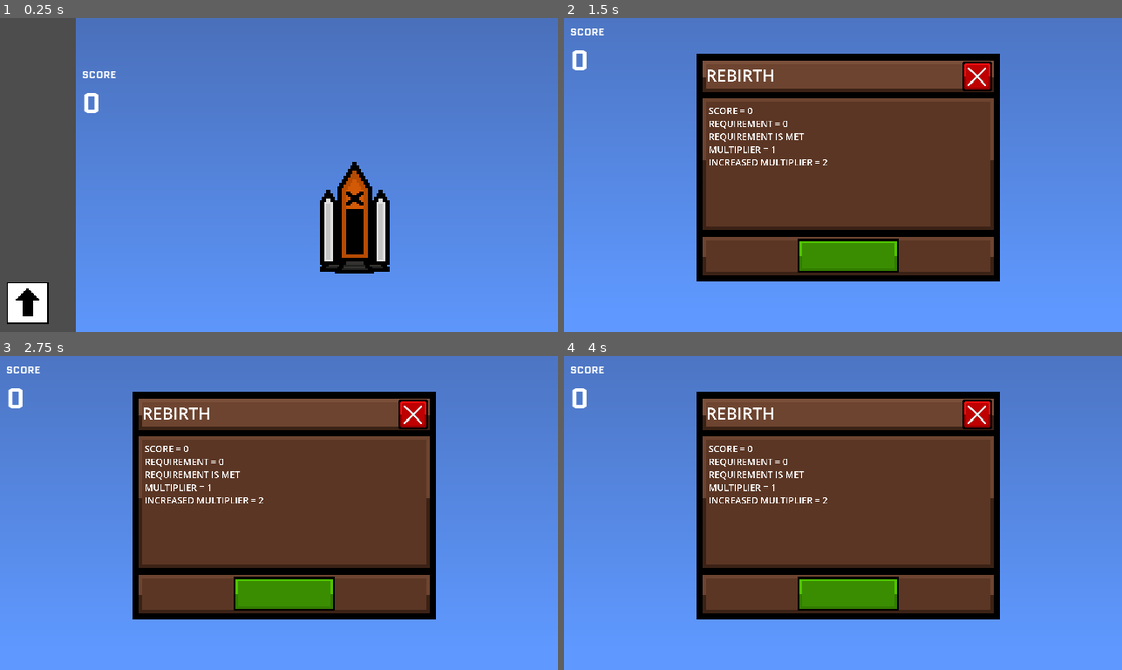
Above: before the commit, frames 1-4 (two rows, left to right).
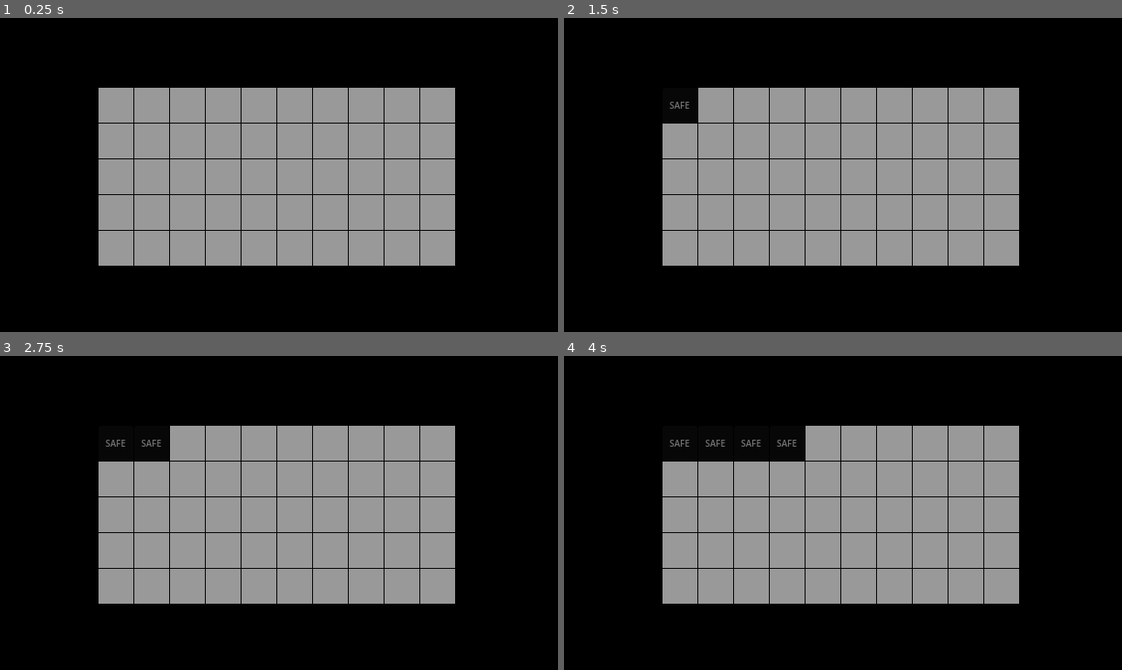
Above: after the commit, the same moments.

Repository: d3V-E/Heights
Game: Godot game, scene res://scenes/main_game.tscn
The game is run twice, just before and just after one commit, with the same random seed, the same clock (stepped at 60 frames per second) and the same inputs. The project has no main scene, so this scene is started directly.
Inputs (mouse positions are in pixels of both pictures, inside the frame that each line leads up to):
- Up to frame 1 (0.25 s): no input
- Up to frame 2 (1.5 s): click (591, 303) at 0.5 s; click (681, 105) at 1.27 s
- Up to frame 3 (2.75 s): click (150, 443) at 2.02 s
- Up to frame 4 (4 s): click (753, 443) at 2.77 s; click (787, 443) at 3.52 s

The runs differ from the first frame. In frame 1, 99% of the frame differs, in the area x 0-100%, y 0-100%; in frame 2, 97%; in frame 3, 97%; in frame 4, 97%.

Commit message:
Update 4

Diff:
--- a/scenes/main_game.tscn
+++ b/scenes/main_game.tscn
@@ -8,6 +8,7 @@
 [ext_resource type="Texture2D" uid="uid://b0rirmcewpdq" path="res://assets/Convert.png" id="6_wi4c7"]
 [ext_resource type="Texture2D" uid="uid://dk0ynqlxervih" path="res://assets/Close.png" id="7_70vka"]
 [ext_resource type="Texture2D" uid="uid://c5hsvpdpiut4j" path="res://assets/Green button.png" id="8_70vka"]
+[ext_resource type="Texture2D" uid="uid://ciuqqr6qnvfms" path="res://assets/Backdrop.png" id="9_2l77h"]
 
 [sub_resource type="Gradient" id="Gradient_xgy4w"]
 colors = PackedColorArray(1, 0, 0, 1, 1, 1, 0, 1)
@@ -123,6 +124,8 @@
 &"Stage 3": SubResource("Animation_wi4c7"),
 &"Stage 4": SubResource("Animation_70vka")
 }
+
+[sub_resource type="StyleBoxFlat" id="StyleBoxFlat_kdbn0"]
 
 [node name="Main Game" type="Node2D" unique_id=541122872]
 script = ExtResource("1_s3esy")
@@ -211,6 +214,7 @@
 stretch_mode = 0
 
 [node name="Rebirth Menu" type="Sprite2D" parent="Canvas" unique_id=1053659640]
+visible = false
 position = Vector2(326.00003, 172)
 scale = Vector2(0.43500006, 0.43500003)
 texture = ExtResource("6_wi4c7")
@@ -259,6 +263,422 @@
 INCREASED MULTIPLIER =
 "
 
+[node name="Rebirth Count" type="RichTextLabel" parent="Canvas/Rebirth Menu" unique_id=884418427]
+offset_left = 82.758575
+offset_top = -280.45975
+offset_right = 297.47116
+offset_bottom = -204.59769
+theme_override_font_sizes/normal_font_size = 40
+text = "0"
+horizontal_alignment = 2
+vertical_alignment = 1
+
+[node name="CanvasM" type="CanvasLayer" parent="." unique_id=1732199049]
+
+[node name="Backdrop" type="Sprite2D" parent="CanvasM" unique_id=1801244576]
+position = Vector2(320, 180)
+texture = ExtResource("9_2l77h")
+
+[node name="Button" type="Button" parent="CanvasM/Backdrop" unique_id=863805177]
+offset_left = -207.0
+offset_top = -100.0
+offset_right = -167.0
+offset_bottom = -60.0
+theme_override_font_sizes/font_size = 10
+theme_override_styles/normal = SubResource("StyleBoxFlat_kdbn0")
+
+[node name="Button2" type="Button" parent="CanvasM/Backdrop" unique_id=647667291]
+offset_left = -166.0
+offset_top = -100.0
+offset_right = -126.0
+offset_bottom = -60.0
+theme_override_font_sizes/font_size = 10
+theme_override_styles/normal = SubResource("StyleBoxFlat_kdbn0")
+
+[node name="Button3" type="Button" parent="CanvasM/Backdrop" unique_id=815934255]
+offset_left = -125.0
+offset_top = -100.0
+offset_right = -85.0
+offset_bottom = -60.0
+theme_override_font_sizes/font_size = 10
+theme_override_styles/normal = SubResource("StyleBoxFlat_kdbn0")
+
+[node name="Button4" type="Button" parent="CanvasM/Backdrop" unique_id=184030037]
+offset_left = -84.0
+offset_top = -100.0
+offset_right = -44.0
+offset_bottom = -60.0
+theme_override_font_sizes/font_size = 10
+theme_override_styles/normal = SubResource("StyleBoxFlat_kdbn0")
+
+[node name="Button5" type="Button" parent="CanvasM/Backdrop" unique_id=1480338474]
+offset_left = -43.0
+offset_top = -100.0
+offset_right = -3.0
+offset_bottom = -60.0
+theme_override_font_sizes/font_size = 10
+theme_override_styles/normal = SubResource("StyleBoxFlat_kdbn0")
+
+[node name="Button6" type="Button" parent="CanvasM/Backdrop" unique_id=917180125]
+offset_left = -2.0
+offset_top = -100.0
+offset_right = 38.0
+offset_bottom = -60.0
+theme_override_font_sizes/font_size = 10
+theme_override_styles/normal = SubResource("StyleBoxFlat_kdbn0")
+
+[node name="Button7" type="Button" parent="CanvasM/Backdrop" unique_id=331730893]
+offset_left = 39.0
+offset_top = -100.0
+offset_right = 79.0
+offset_bottom = -60.0
+theme_override_font_sizes/font_size = 10
+theme_override_styles/normal = SubResource("StyleBoxFlat_kdbn0")
+
+[node name="Button8" type="Button" parent="CanvasM/Backdrop" unique_id=454421128]
+offset_left = 80.0
+offset_top = -100.0
+offset_right = 120.0
+offset_bottom = -60.0
+theme_override_font_sizes/font_size = 10
+theme_override_styles/normal = SubResource("StyleBoxFlat_kdbn0")
+
+[node name="Button9" type="Button" parent="CanvasM/Backdrop" unique_id=1542658155]
+offset_left = 121.0
+offset_top = -100.0
+offset_right = 161.0
+offset_bottom = -60.0
+theme_override_font_sizes/font_size = 10
+theme_override_styles/normal = SubResource("StyleBoxFlat_kdbn0")
+
+[node name="Button10" type="Button" parent="CanvasM/Backdrop" unique_id=1772977708]
+offset_left = 162.0
+offset_top = -100.0
+offset_right = 202.0
+offset_bottom = -60.0
+theme_override_font_sizes/font_size = 10
+theme_override_styles/normal = SubResource("StyleBoxFlat_kdbn0")
+
+[node name="Button11" type="Button" parent="CanvasM/Backdrop" unique_id=43224137]
+offset_left = -207.0
+offset_top = -59.0
+offset_right = -167.0
+offset_bottom = -19.0
+theme_override_font_sizes/font_size = 10
+theme_override_styles/normal = SubResource("StyleBoxFlat_kdbn0")
+
+[node name="Button12" type="Button" parent="CanvasM/Backdrop" unique_id=2072067569]
+offset_left = -166.0
+offset_top = -59.0
+offset_right = -126.0
+offset_bottom = -19.0
+theme_override_font_sizes/font_size = 10
+theme_override_styles/normal = SubResource("StyleBoxFlat_kdbn0")
+
+[node name="Button13" type="Button" parent="CanvasM/Backdrop" unique_id=601031319]
+offset_left = -125.0
+offset_top = -59.0
+offset_right = -85.0
+offset_bottom = -19.0
+theme_override_font_sizes/font_size = 10
+theme_override_styles/normal = SubResource("StyleBoxFlat_kdbn0")
+
+[node name="Button14" type="Button" parent="CanvasM/Backdrop" unique_id=560495425]
+offset_left = -84.0
+offset_top = -59.0
+offset_right = -44.0
+offset_bottom = -19.0
+theme_override_font_sizes/font_size = 10
+theme_override_styles/normal = SubResource("StyleBoxFlat_kdbn0")
+
+[node name="Button15" type="Button" parent="CanvasM/Backdrop" unique_id=602953763]
+offset_left = -43.0
+offset_top = -59.0
+offset_right = -3.0
+offset_bottom = -19.0
+theme_override_font_sizes/font_size = 10
+theme_override_styles/normal = SubResource("StyleBoxFlat_kdbn0")
+
+[node name="Button16" type="Button" parent="CanvasM/Backdrop" unique_id=1296311337]
+offset_left = -2.0
+offset_top = -59.0
+offset_right = 38.0
+offset_bottom = -19.0
+theme_override_font_sizes/font_size = 10
+theme_override_styles/normal = SubResource("StyleBoxFlat_kdbn0")
+
+[node name="Button17" type="Button" parent="CanvasM/Backdrop" unique_id=331501622]
+offset_left = 39.0
+offset_top = -59.0
+offset_right = 79.0
+offset_bottom = -19.0
+theme_override_font_sizes/font_size = 10
+theme_override_styles/normal = SubResource("StyleBoxFlat_kdbn0")
+
+[node name="Button18" type="Button" parent="CanvasM/Backdrop" unique_id=1548896585]
+offset_left = 80.0
+offset_top = -59.0
+offset_right = 120.0
+offset_bottom = -19.0
+theme_override_font_sizes/font_size = 10
+theme_override_styles/normal = SubResource("StyleBoxFlat_kdbn0")
+
+[node name="Button19" type="Button" parent="CanvasM/Backdrop" unique_id=593886294]
+offset_left = 121.0
+offset_top = -59.0
+offset_right = 161.0
+offset_bottom = -19.0
+theme_override_font_sizes/font_size = 10
+theme_override_styles/normal = SubResource("StyleBoxFlat_kdbn0")
+
+[node name="Button20" type="Button" parent="CanvasM/Backdrop" unique_id=552666970]
+offset_left = 162.0
+offset_top = -59.0
+offset_right = 202.0
+offset_bottom = -19.0
+theme_override_font_sizes/font_size = 10
+theme_override_styles/normal = SubResource("StyleBoxFlat_kdbn0")
+
+[node name="Button21" type="Button" parent="CanvasM/Backdrop" unique_id=449173151]
+offset_left = -207.0
+offset_top = -18.0
+offset_right = -167.0
+offset_bottom = 22.0
+theme_override_font_sizes/font_size = 10
+theme_override_styles/normal = SubResource("StyleBoxFlat_kdbn0")
+
+[node name="Button22" type="Button" parent="CanvasM/Backdrop" unique_id=1214551949]
+offset_left = -166.0
+offset_top = -18.0
+offset_right = -126.0
+offset_bottom = 22.0
+theme_override_font_sizes/font_size = 10
+theme_override_styles/normal = SubResource("StyleBoxFlat_kdbn0")
+
+[node name="Button23" type="Button" parent="CanvasM/Backdrop" unique_id=1504606528]
+offset_left = -125.0
+offset_top = -18.0
+offset_right = -85.0
+offset_bottom = 22.0
+theme_override_font_sizes/font_size = 10
+theme_override_styles/normal = SubResource("StyleBoxFlat_kdbn0")
+
+[node name="Button24" type="Button" parent="CanvasM/Backdrop" unique_id=290038148]
+offset_left = -84.0
+offset_top = -18.0
+offset_right = -44.0
+offset_bottom = 22.0
+theme_override_font_sizes/font_size = 10
+theme_override_styles/normal = SubResource("StyleBoxFlat_kdbn0")
+
+[node name="Button25" type="Button" parent="CanvasM/Backdrop" unique_id=972217590]
+offset_left = -43.0
+offset_top = -18.0
+offset_right = -3.0
+offset_bottom = 22.0
+theme_override_font_sizes/font_size = 10
+theme_override_styles/normal = SubResource("StyleBoxFlat_kdbn0")
+
+[node name="Button26" type="Button" parent="CanvasM/Backdrop" unique_id=886737522]
+offset_left = -2.0
+offset_top = -18.0
+offset_right = 38.0
+offset_bottom = 22.0
+theme_override_font_sizes/font_size = 10
+theme_override_styles/normal = SubResource("StyleBoxFlat_kdbn0")
+
+[node name="Button27" type="Button" parent="CanvasM/Backdrop" unique_id=1328939682]
+offset_left = 39.0
+offset_top = -18.0
+offset_right = 79.0
+offset_bottom = 22.0
+theme_override_font_sizes/font_size = 10
+theme_override_styles/normal = SubResource("StyleBoxFlat_kdbn0")
+
+[node name="Button28" type="Button" parent="CanvasM/Backdrop" unique_id=2079769450]
+offset_left = 80.0
+offset_top = -18.0
+offset_right = 120.0
+offset_bottom = 22.0
+theme_override_font_sizes/font_size = 10
+theme_override_styles/normal = SubResource("StyleBoxFlat_kdbn0")
+
+[node name="Button29" type="Button" parent="CanvasM/Backdrop" unique_id=1900849352]
+offset_left = 121.0
+offset_top = -18.0
+offset_right = 161.0
+offset_bottom = 22.0
+theme_override_font_sizes/font_size = 10
+theme_override_styles/normal = SubResource("StyleBoxFlat_kdbn0")
+
+[node name="Button30" type="Button" parent="CanvasM/Backdrop" unique_id=935643538]
+offset_left = 162.0
+offset_top = -18.0
+offset_right = 202.0
+offset_bottom = 22.0
+theme_override_font_sizes/font_size = 10
+theme_override_styles/normal = SubResource("StyleBoxFlat_kdbn0")
+
+[node name="Button31" type="Button" parent="CanvasM/Backdrop" unique_id=168148822]
+offset_left = -207.0
+offset_top = 23.0
+offset_right = -167.0
+offset_bottom = 63.0
+theme_override_font_sizes/font_size = 10
+theme_override_styles/normal = SubResource("StyleBoxFlat_kdbn0")
+
+[node name="Button32" type="Button" parent="CanvasM/Backdrop" unique_id=1726358513]
+offset_left = -166.0
+offset_top = 23.0
+offset_right = -126.0
+offset_bottom = 63.0
+theme_override_font_sizes/font_size = 10
+theme_override_styles/normal = SubResource("StyleBoxFlat_kdbn0")
+
+[node name="Button33" type="Button" parent="CanvasM/Backdrop" unique_id=397707369]
+offset_left = -125.0
+offset_top = 23.0
+offset_right = -85.0
+offset_bottom = 63.0
+theme_override_font_sizes/font_size = 10
+theme_override_styles/normal = SubResource("StyleBoxFlat_kdbn0")
+
+[node name="Button34" type="Button" parent="CanvasM/Backdrop" unique_id=821033387]
+offset_left = -84.0
+offset_top = 23.0
+offset_right = -44.0
+offset_bottom = 63.0
+theme_override_font_sizes/font_size = 10
+theme_override_styles/normal = SubResource("StyleBoxFlat_kdbn0")
+
+[node name="Button35" type="Button" parent="CanvasM/Backdrop" unique_id=940316652]
+offset_left = -43.0
+offset_top = 23.0
+offset_right = -3.0
+offset_bottom = 63.0
+theme_override_font_sizes/font_size = 10
+theme_override_styles/normal = SubResource("StyleBoxFlat_kdbn0")
+
+[node name="Button36" type="Button" parent="CanvasM/Backdrop" unique_id=1802468115]
+offset_left = -2.0
+offset_top = 23.0
+offset_right = 38.0
+offset_bottom = 63.0
+theme_override_font_sizes/font_size = 10
+theme_override_styles/normal = SubResource("StyleBoxFlat_kdbn0")
+
+[node name="Button37" type="Button" parent="CanvasM/Backdrop" unique_id=1991742327]
+offset_left = 39.0
+offset_top = 23.0
+offset_right = 79.0
+offset_bottom = 63.0
+theme_override_font_sizes/font_size = 10
+theme_override_styles/normal = SubResource("StyleBoxFlat_kdbn0")
+
+[node name="Button38" type="Button" parent="CanvasM/Backdrop" unique_id=669525847]
+offset_left = 80.0
+offset_top = 23.0
+offset_right = 120.0
+offset_bottom = 63.0
+theme_override_font_sizes/font_size = 10
+theme_override_styles/normal = SubResource("StyleBoxFlat_kdbn0")
+
+[node name="Button39" type="Button" parent="CanvasM/Backdrop" unique_id=2012517943]
+offset_left = 121.0
+offset_top = 23.0
+offset_right = 161.0
+offset_bottom = 63.0
+theme_override_font_sizes/font_size = 10
+theme_override_styles/normal = SubResource("StyleBoxFlat_kdbn0")
+
+[node name="Button40" type="Button" parent="CanvasM/Backdrop" unique_id=431242386]
+offset_left = 162.0
+offset_top = 23.0
+offset_right = 202.0
+offset_bottom = 63.0
+theme_override_font_sizes/font_size = 10
+theme_override_styles/normal = SubResource("StyleBoxFlat_kdbn0")
+
+[node name="Button41" type="Button" parent="CanvasM/Backdrop" unique_id=23615476]
+offset_left = -207.0
+offset_top = 64.0
+offset_right = -167.0
+offset_bottom = 104.0
+theme_override_font_sizes/font_size = 10
+theme_override_styles/normal = SubResource("StyleBoxFlat_kdbn0")
+
+[node name="Button42" type="Button" parent="CanvasM/Backdrop" unique_id=158645720]
+offset_left = -166.0
+offset_top = 64.0
+offset_right = -126.0
+offset_bottom = 104.0
+theme_override_font_sizes/font_size = 10
+theme_override_styles/normal = SubResource("StyleBoxFlat_kdbn0")
+
+[node name="Button43" type="Button" parent="CanvasM/Backdrop" unique_id=762396800]
+offset_left = -125.0
+offset_top = 64.0
+offset_right = -85.0
+offset_bottom = 104.0
+theme_override_font_sizes/font_size = 10
+theme_override_styles/normal = SubResource("StyleBoxFlat_kdbn0")
+
+[node name="Button44" type="Button" parent="CanvasM/Backdrop" unique_id=1819268249]
+offset_left = -84.0
+offset_top = 64.0
+offset_right = -44.0
+offset_bottom = 104.0
+theme_override_font_sizes/font_size = 10
+theme_override_styles/normal = SubResource("StyleBoxFlat_kdbn0")
+
+[node name="Button45" type="Button" parent="CanvasM/Backdrop" unique_id=1533859612]
+offset_left = -43.0
+offset_top = 64.0
+offset_right = -3.0
+offset_bottom = 104.0
+theme_override_font_sizes/font_size = 10
+theme_override_styles/normal = SubResource("StyleBoxFlat_kdbn0")
+
+[node name="Button46" type="Button" parent="CanvasM/Backdrop" unique_id=1396912089]
+offset_left = -2.0
+offset_top = 64.0
+offset_right = 38.0
+offset_bottom = 104.0
+theme_override_font_sizes/font_size = 10
+theme_override_styles/normal = SubResource("StyleBoxFlat_kdbn0")
+
+[node name="Button47" type="Button" parent="CanvasM/Backdrop" unique_id=1806278298]
+offset_left = 39.0
+offset_top = 64.0
+offset_right = 79.0
+offset_bottom = 104.0
+theme_override_font_sizes/font_size = 10
+theme_override_styles/normal = SubResource("StyleBoxFlat_kdbn0")
+
+[node name="Button48" type="Button" parent="CanvasM/Backdrop" unique_id=524800390]
+offset_left = 80.0
+offset_top = 64.0
+offset_right = 120.0
+offset_bottom = 104.0
+theme_override_font_sizes/font_size = 10
+theme_override_styles/normal = SubResource("StyleBoxFlat_kdbn0")
+
+[node name="Button49" type="Button" parent="CanvasM/Backdrop" unique_id=1361170963]
+offset_left = 121.0
+offset_top = 64.0
+offset_right = 161.0
+offset_bottom = 104.0
+theme_override_font_sizes/font_size = 10
+theme_override_styles/normal = SubResource("StyleBoxFlat_kdbn0")
+
+[node name="Button50" type="Button" parent="CanvasM/Backdrop" unique_id=88751999]
+offset_left = 162.0
+offset_top = 64.0
+offset_right = 202.0
+offset_bottom = 104.0
+theme_override_font_sizes/font_size = 10
+theme_override_styles/normal = SubResource("StyleBoxFlat_kdbn0")
+
 [connection signal="button_down" from="Zoom/Rocket" to="." method="_on_rocket_button_down"]
 [connection signal="button_up" from="Zoom/Rocket" to="." method="_on_rocket_button_up"]
 [connection signal="timeout" from="Canvas/Save" to="." method="_on_save_timeout"]
--- a/scripts/main_game.gd
+++ b/scripts/main_game.gd
@@ -17,9 +17,16 @@
 				"normal2" = 250,
 				"normal3" = 10}
 var rngnum = RandomNumberGenerator.new()
-
-
-
+var randomevent = {"pass" = 10000,
+					"balance" = 100,}
+var eventnum = RandomNumberGenerator.new()
+var minecount = 0
+var minecorrect = 0
+var minewrong = 0
+var mine = ""
+var minecounter = {"SAFE" : 40 ,
+					"DANGER" : 10}
+var minerng = RandomNumberGenerator.new()
 
 @onready var click : TextureButton = $Zoom/Rocket
 @onready var rocketparticles : CPUParticles2D = $"Zoom/Rocket/Rocket Particles"
@@ -30,7 +37,7 @@
 @onready var rebclose : TextureButton = $"Canvas/Rebirth Menu/Close Rebirth"
 @onready var confreb :TextureButton = $"Canvas/Rebirth Menu/Confirm"
 @onready var rebparticles:CPUParticles2D = $"Zoom/Rocket/Rebirth Particles"
-
+@onready var canvass = $CanvasM/Backdrop
 
 func clickchance():
 	rngnum.randomize()
@@ -47,6 +54,23 @@
 			return i
 		item -= clicksrng[i]
 	return "normal"
+
+func getrandomevent():
+	eventnum.randomize()
+
+	var y = 0
+	for t in randomevent:
+		y += randomevent[t]
+
+
+	var item1 = eventnum.randi_range(0 , y)
+
+	for t in randomevent:
+		if item1 <= randomevent[t]:
+			return t
+		item1 -= randomevent[t]
+	return "pass"
+
 
 const save_path = "user://userdata.savefiles"
 
@@ -89,6 +113,11 @@
 	load_data()
 	click.pivot_offset = click.size / 2
 	$Zoom/Score.text = str(score)
+	for c in canvass.get_children():
+		if c is Button:
+			c.pivot_offset = c.size / 2
+			c.button_down.connect(_on_any_button_down.bind(c))
+			c.button_up.connect(_on_any_button_up.bind(c))
 
 
 
@@ -160,6 +189,7 @@
 
 func _on_rebirth_button_up():
 	var tween = get_tree().create_tween()
+	$"Canvas/Rebirth Menu/Rebirth Count".text = str(rebirth)
 	tween.tween_property(reb , "scale" , Vector2(1 , 1) , .1)
 	rebmenu.visible = true
 	reb.visible = false
@@ -231,3 +261,44 @@
 	emit_signal("rebirth_changed")
 	emit_signal("multiplier_changed")
 	save_data()
+
+
+
+
+
+
+func _on_any_button_down(op: Button):
+	var tween = create_tween()
+	tween.tween_property(op, "scale", Vector2(.9, .9), .1)
+
+func _on_any_button_up(op: Button):
+	var tween = create_tween()
+	tween.tween_property(op, "scale", Vector2(1, 1), .1)
+
+	mine = get_mines()
+
+	if mine == "SAFE":
+		op.text = "SAFE"
+		minecorrect += 1
+	else:
+		op.text = "MINE"
+		minewrong += 1
+	op.disabled = true
+
+
+func get_mines():
+	minerng.randomize()
+
+	var te = 0
+
+	for k in minecounter:
+		te -= minecounter[k]
+
+	var itemlot = minerng.randi_range(1 , te)
+
+	var check = 0
+	for k in minecounter:
+		check += minecounter[k]
+		if itemlot <= check:
+			return k
+	return "SAFE"
Binary file added: assets/Backdrop.png
Not shown, added: assets/Backdrop.png.import
Binary file added: assets/Placeholder1.png
Not shown, added: assets/Placeholder1.png.import
